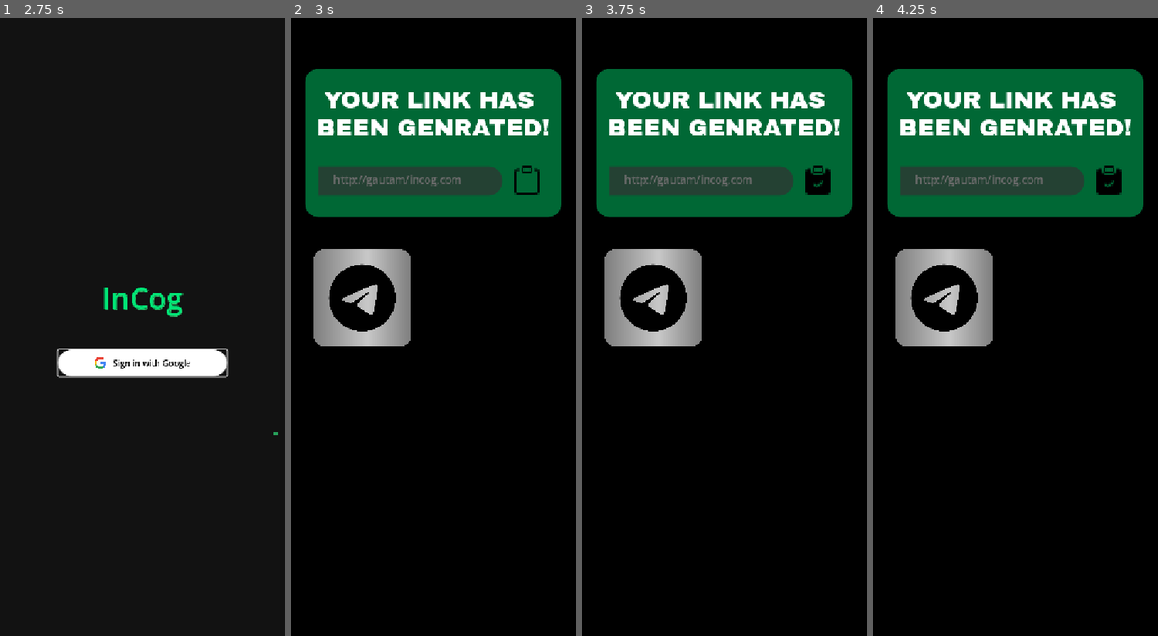
Above: before the commit, frames 1-4 (left to right).
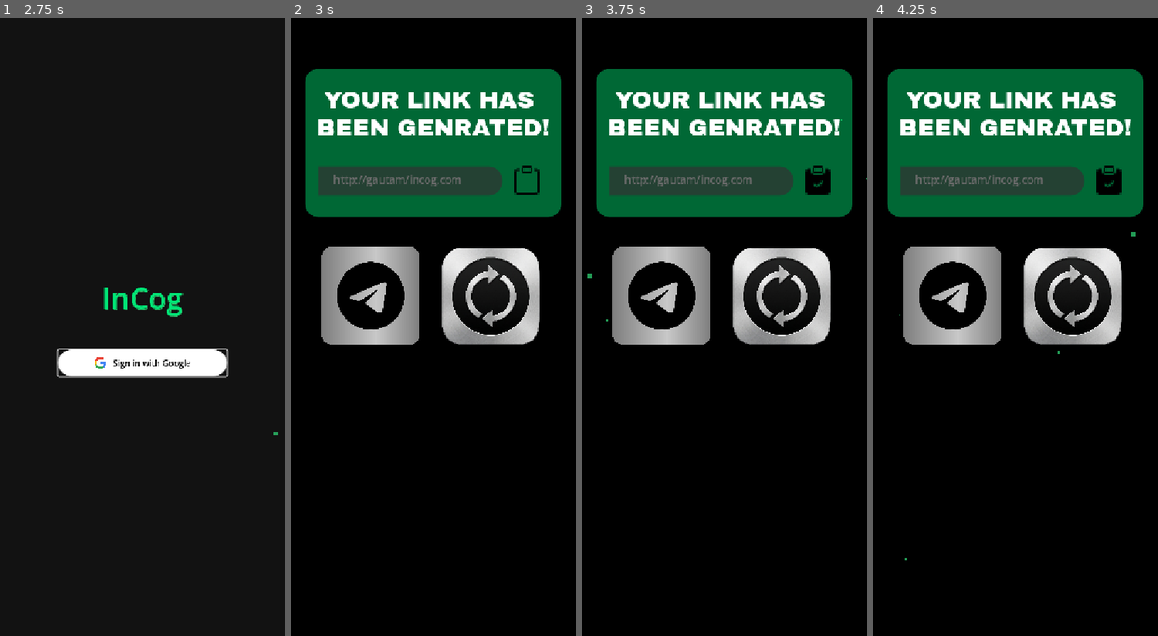
Above: after the commit, the same moments.

Repository: gautambatheja55-pixel/my-hisab
Game: Godot game, scene res://login_screen.tscn
Two runs of this game, one before a commit and one after it. Both use one fixed random seed, a clock stepped at 60 frames per second and the inputs below.
Inputs (mouse positions are in pixels of both pictures, inside the frame that each line leads up to):
- Up to frame 1 (2.75 s): click (142, 364) at 0.5 s; click "Sign in with Google" at 1.25 s; tap Enter at 2 s; move the mouse to (205, 296) at 2.02 s; hold Right from 2.03 s (still down); tap Alt at 2.1 s; click (205, 296) at 2.17 s
- Up to frame 2 (3 s): tap Space at 2.75 s; move the mouse to (376, 357) at 2.77 s; release Right at 2.78 s; hold Down from 2.78 s (still down); tap Shift at 2.85 s
- Up to frame 3 (3.75 s): release Down at 3.5 s; click (818, 178) at 3.5 s
- Up to frame 4 (4.25 s): no input

Frame 1 is identical in both runs. In frame 2, 5.7% of the frame differs, in the area x 7-88%, y 13-54%; in frame 3, 5.7%; in frame 4, 5.7%, in the area x 7-93%, y 34-88%.

Commit message:
added functions for the share and copy button

Diff:
--- a/Dashboard.tscn
+++ b/Dashboard.tscn
@@ -1,10 +1,16 @@
 [gd_scene format=3 uid="uid://c8guh6hvhsop6"]
 
+[ext_resource type="Script" uid="uid://dloyn4ex6ullo" path="res://dashboard.gd" id="1_cxvxm"]
 [ext_resource type="FontFile" uid="uid://bpauqcju7rmfp" path="res://ArchivoBlack-Regular.ttf" id="1_pj1bh"]
 [ext_resource type="Texture2D" uid="uid://0rvlygmwjr6f" path="res://clipboard.png" id="2_cyq2i"]
 [ext_resource type="Texture2D" uid="uid://drp4k1qbgnfug" path="res://coy_muse-telegram-7509788_640.png" id="2_pmcx6"]
 [ext_resource type="Texture2D" uid="uid://d2nmdttspv815" path="res://clipboard-check-fill.svg" id="3_3f5yb"]
 [ext_resource type="Texture2D" uid="uid://caqql7ok61vn1" path="res://clipboard-check-fill.png" id="4_cxvxm"]
+[ext_resource type="Texture2D" uid="uid://i5ai8c1die6j" path="res://restart.png" id="6_3f5yb"]
+
+[sub_resource type="Curve" id="Curve_3f5yb"]
+_data = [Vector2(0.15425533, 0.04494381), 0.0, 0.0, 0, 0, Vector2(0.56382984, 0.55056185), 0.0, 0.0, 0, 0, Vector2(1, 0.033707857), 0.28804952, 0.0, 0, 0]
+point_count = 3
 
 [sub_resource type="StyleBoxFlat" id="StyleBoxFlat_pmcx6"]
 bg_color = Color(0, 0.9019608, 0.4627451, 0.4509804)
@@ -32,6 +38,7 @@
 anchor_bottom = 1.0
 grow_horizontal = 2
 grow_vertical = 2
+script = ExtResource("1_cxvxm")
 
 [node name="Bg" type="ColorRect" parent="." unique_id=701290869]
 layout_mode = 1
@@ -41,6 +48,23 @@
 grow_horizontal = 2
 grow_vertical = 2
 color = Color(0, 0, 0, 1)
+
+[node name="CPUParticles2D" type="CPUParticles2D" parent="." unique_id=991544615]
+position = Vector2(270, 585)
+amount = 25
+lifetime = 0.83
+preprocess = 6.0
+randomness = 0.11
+emission_shape = 3
+emission_rect_extents = Vector2(270, 5850)
+direction = Vector2(0.5, -1)
+gravity = Vector2(0, 0)
+initial_velocity_min = 10.0
+initial_velocity_max = 25.0
+scale_amount_min = 8.0
+scale_amount_max = 18.0
+scale_amount_curve = SubResource("Curve_3f5yb")
+color = Color(0.18039216, 0.8, 0.44313726, 0.7647059)
 
 [node name="Panel" type="Panel" parent="." unique_id=594037189]
 layout_mode = 0
@@ -61,8 +85,6 @@
 label_settings = SubResource("LabelSettings_rnicy")
 horizontal_alignment = 1
 
-[node name="CPUParticles2D" type="CPUParticles2D" parent="." unique_id=991544615]
-
 [node name="TextureButton" type="TextureButton" parent="." unique_id=2145253630]
 layout_mode = 0
 offset_left = 393.0
@@ -75,23 +97,32 @@
 ignore_texture_size = true
 stretch_mode = 5
 
-[node name="TextureButton2" type="TextureButton" parent="." unique_id=394178233]
+[node name="ShareButton" type="TextureButton" parent="." unique_id=394178233]
 layout_mode = 0
-offset_left = 29.0
-offset_top = 438.0
-offset_right = 241.0
-offset_bottom = 622.0
+offset_left = 45.0
+offset_top = 433.0
+offset_right = 257.0
+offset_bottom = 619.0
 texture_normal = ExtResource("2_pmcx6")
 ignore_texture_size = true
 stretch_mode = 5
 
-[node name="Label2" type="Label" parent="." unique_id=1604555238]
+[node name="TextureButton3" type="TextureButton" parent="." unique_id=1840056531]
+layout_mode = 0
+offset_left = 272.0
+offset_top = 396.0
+offset_right = 485.0
+offset_bottom = 658.0
+texture_normal = ExtResource("6_3f5yb")
+ignore_texture_size = true
+stretch_mode = 6
+
+[node name="LinkLabel" type="Label" parent="." unique_id=1604555238]
 layout_mode = 0
 offset_left = 80.0
 offset_top = 292.0
 offset_right = 323.0
 offset_bottom = 320.0
-text = "http://gautam/incog.com"
 label_settings = SubResource("LabelSettings_cyq2i")
 
 [node name="Panel2" type="Panel" parent="." unique_id=1909556395]
@@ -101,3 +132,6 @@
 offset_right = 400.0
 offset_bottom = 336.0
 theme_override_styles/panel = SubResource("StyleBoxFlat_cyq2i")
+
+[connection signal="pressed" from="TextureButton" to="." method="_on_texture_button_pressed"]
+[connection signal="pressed" from="ShareButton" to="." method="_on_share_button_pressed"]
--- /dev/null
+++ b/dashboard.gd
@@ -0,0 +1,22 @@
+extends Control
+@onready var link_label: Label = $LinkLabel
+@onready var share_button: TextureButton = $ShareButton
+
+# Called when the node enters the scene tree for the first time.
+func _ready() -> void:
+	link_label.text="http://gautam/incog.com"
+
+func _on_texture_button_pressed() -> void:
+	DisplayServer.clipboard_set(link_label.text)
+
+func _on_share_button_pressed() -> void:
+	var share_text="Send me anonymous messages! " + link_label.text
+
+	if OS.get_name()=="Android":
+		if Engine.has_singleton("AndroidShare"):
+			var share_plugin=Engine.get_singleton("AndroidShare")
+			share_plugin.share_text("My InCog Link","Share Link",share_text)
+		else:
+			DisplayServer.clipboard_set(share_text)
+	else:
+		DisplayServer.clipboard_set(share_text)
--- a/project.godot
+++ b/project.godot
@@ -25,7 +25,7 @@
 
 [editor_plugins]
 
-enabled=PackedStringArray("res://addons/godot_super-wakatime/plugin.cfg")
+enabled=PackedStringArray("res://addons/SharePlugin/plugin.cfg", "res://addons/godot_super-wakatime/plugin.cfg")
 
 [physics]
 
Not shown, added: addons/SharePlugin/Share.gd
Not shown, added: addons/SharePlugin/Share.gd.uid
Not shown, added: addons/SharePlugin/SharePlugin.gd
Not shown, added: addons/SharePlugin/SharePlugin.gd.uid
Binary file added: addons/SharePlugin/icon.png
Not shown, added: addons/SharePlugin/icon.png.import
Not shown, added: addons/SharePlugin/model/SharedData.gd
Not shown, added: addons/SharePlugin/model/SharedData.gd.uid
Not shown, added: addons/SharePlugin/plugin.cfg
Not shown, added: dashboard.gd.uid
Binary file added: restart.png
Not shown, added: restart.png.import
(and 2 more such lines)
